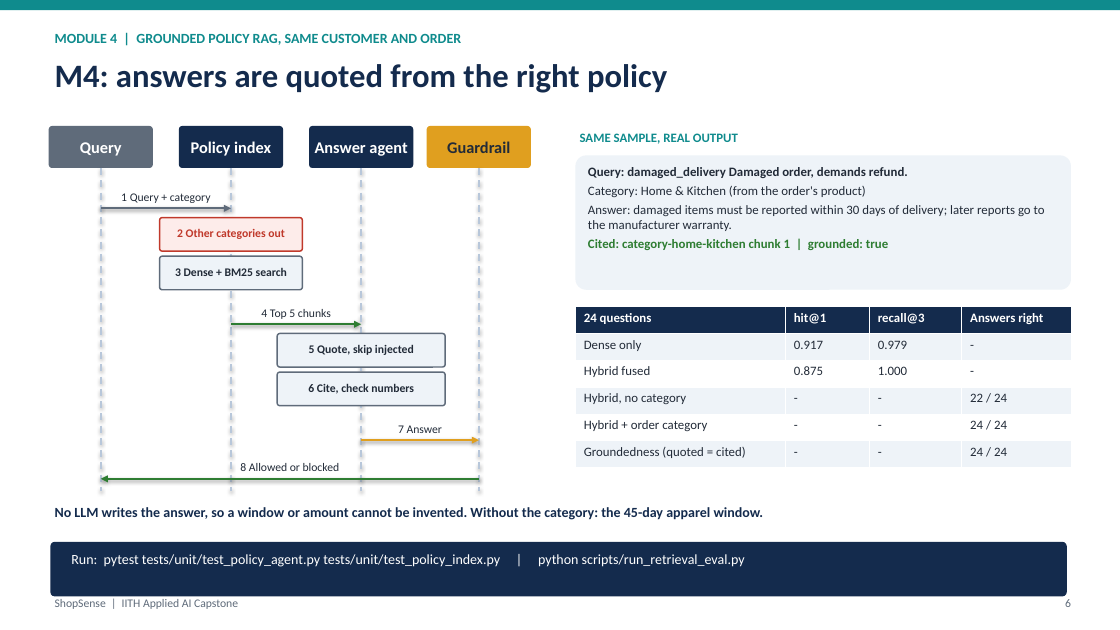
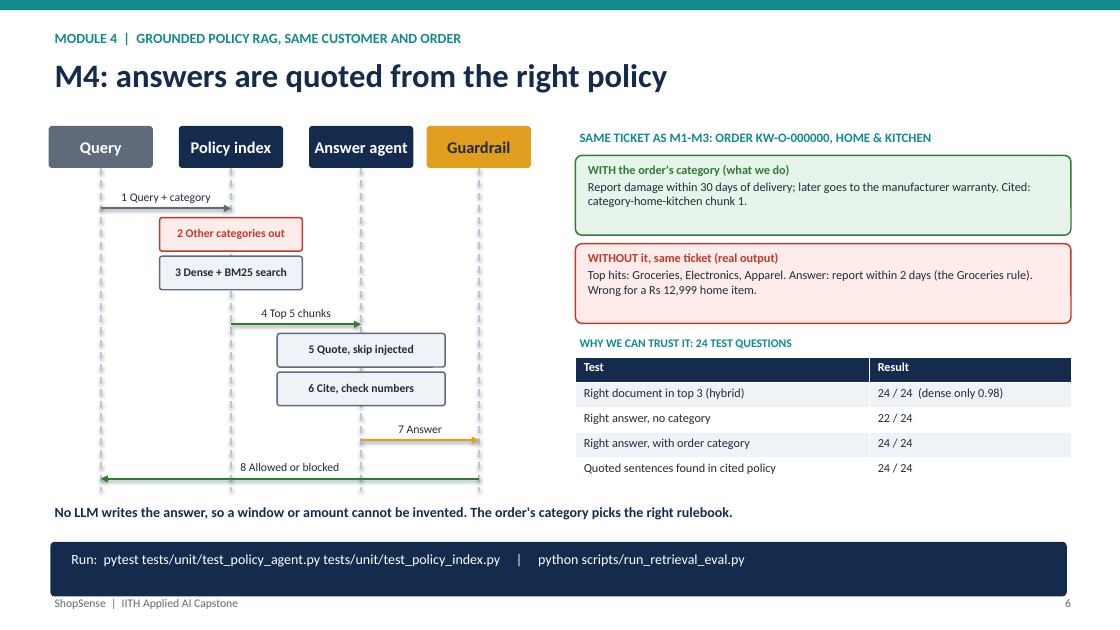
Before and after one commit to abhraj786/iith-ai-capstone-shopsense, a slide deck: slide 6 of docs/deck/iith-ai-capstone-shopsense.pptx. Drawn at 1120x630 pixels with LibreOffice and Linux fonts; fonts in the diff are those of the drawing. Boxes give left, top, right and bottom in pixels: in the first picture for what was removed or moved away, otherwise in the second. Text is boxed around its words. In the diff, an @@ line names an element or a change of style, - is before the commit and + after.

Commit message:
Deck: M4 slide uses the same customer ticket; correct the without-category example (Groceries, 2 days)

```diff
--- a/docs/deck/iith-ai-capstone-shopsense.pptx
+++ b/docs/deck/iith-ai-capstone-shopsense.pptx
@@ text at (580,133,931,144): text changed @@
-SAME SAMPLE, REAL OUTPUT
+SAME TICKET AS M1-M3: ORDER KW-O-000000, HOME & KITCHEN
@@ rounded rectangle: place and size @@
-rounded rectangle at (576,155,1071,290)
+rounded rectangle at (576,155,1071,235)
@@ rounded rectangle at (576,155,1071,235): fill #EEF3F8 to #E6F4EA; outline none to #2E7D32 1.25 pt @@
@@ text at (588,165,1031,207): text changed; size 11 to 10.5 pt @@
-Query: damaged_delivery Damaged order, demands refund.
-Category: Home & Kitchen (from the order's product)
-Answer: damaged items must be reported within 30 days of delivery; later reports go to the manufacturer warranty.
-Cited: category-home-kitchen chunk 1 | grounded: true
+WITH the order's category (what we do)
+Report damage within 30 days of delivery; later goes to the manufacturer warranty. Cited: category-home-kitchen chunk 1.
@@ rounded rectangle added at (576,244,1071,323), fill #FDECEA, outline #C0392B 1.25 pt @@
@@ text added at (588,253,1033,296), 10.5 pt, text #222B38 @@
+WITHOUT it, same ticket (real output)
+Top hits: Groceries, Electronics, Apparel. Answer: report within 2 days (the Groceries rule). Wrong for a Rs 12,999 home item.
@@ table at (576,357,1071,483) @@
-24 questions | hit@1 | recall@3 | Answers right
-Dense only | 0.917 | 0.979 | -
-Hybrid fused | 0.875 | 1.000 | -
-Hybrid, no category | - | - | 22 / 24
-Hybrid + order category | - | - | 24 / 24
-Groundedness (quoted = cited) | - | - | 24 / 24
+Test | Result
+Right document in top 3 (hybrid) | 24 / 24 (dense only 0.98)
+Right answer, no category | 22 / 24
+Right answer, with order category | 24 / 24
+Quoted sentences found in cited policy | 24 / 24
@@ table: place and size @@
-table at (576,307,1071,468)
+table at (576,357,1071,483)
@@ text added at (580,339,791,349), 10 pt, text #0F8B8D, bold @@
+WHY WE CAN TRUST IT: 24 TEST QUESTIONS
@@ text at (55,507,733,520): text changed @@
-No LLM writes the answer, so a window or amount cannot be invented. Without the category: the 45-day apparel window.
+No LLM writes the answer, so a window or amount cannot be invented. The order's category picks the right rulebook.
```
Also in this commit, not shown: 2 other files.
